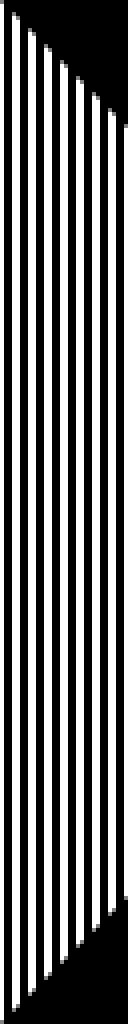
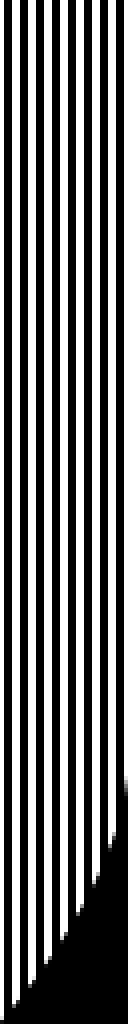
Two versions of the same layered image (128x1024). Layer-by-layer changes:
painted on "Neue Ebene#4" over bbox(0, 0, 128, 1024)
